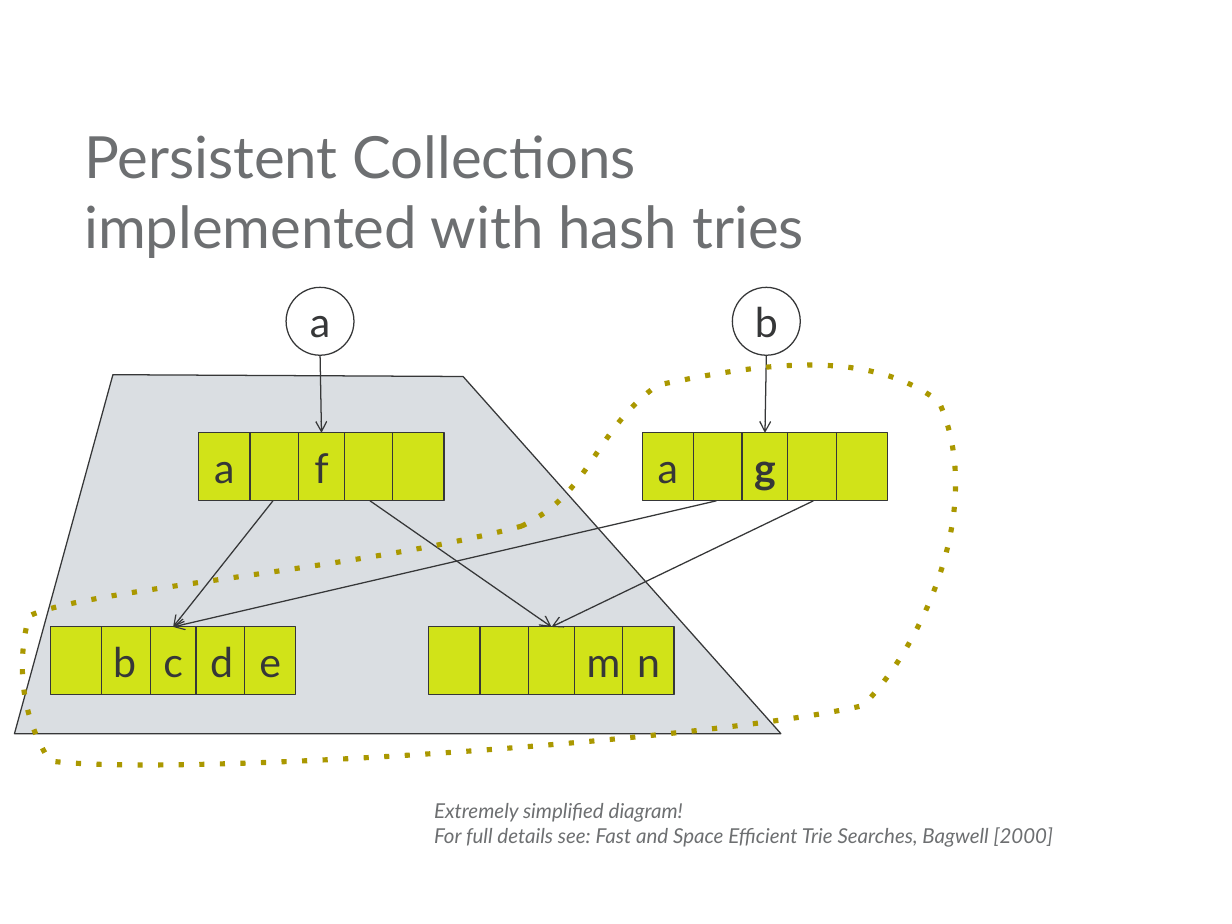
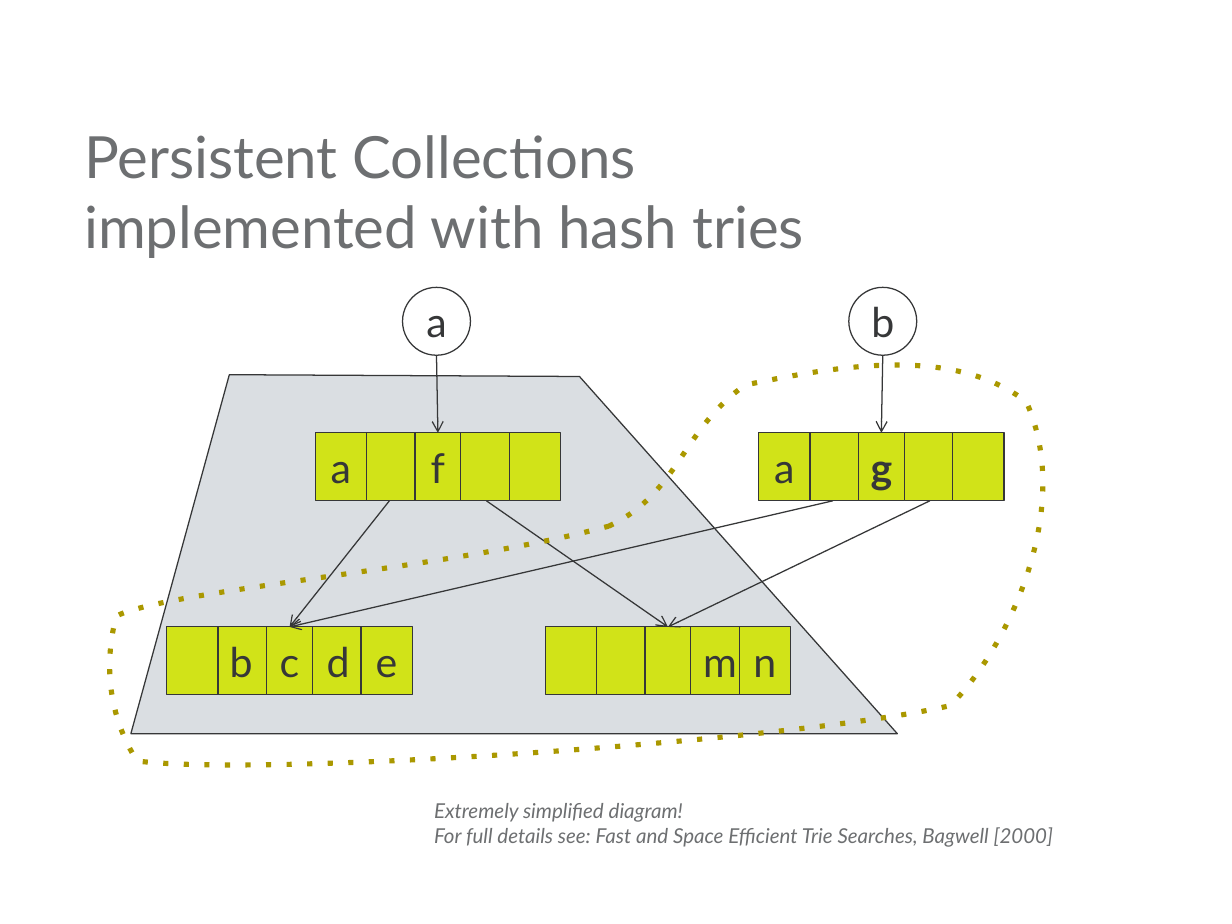
Before and after one commit to mjul/top-10-clojure-ndc-2011, a slide deck: slide 14 of Top Things to Learn From Clojure.pptx (slide 12 before the commit). Drawn at 1232x924 pixels with LibreOffice and Linux fonts; fonts in the diff are those of the drawing; background and template pictures are left out. Boxes give left, top, right and bottom in pixels: in the first picture for what was removed or moved away, otherwise in the second. Text is boxed around its words. In the diff, an @@ line names an element or a change of style, - is before the commit and + after.

```diff
--- a/Top Things to Learn From Clojure.pptx
+++ b/Top Things to Learn From Clojure.pptx
@@ 20 rectangles, 6 arrows, 2 ellipses, 1 freeform shape: place and size @@
-20 rectangles, 6 arrows, 2 ellipses, 1 freeform shape at <box>15,287,888,733</box>
+20 rectangles, 6 arrows, 2 ellipses, 1 freeform shape at <box>131,287,1004,733</box>
@@ freeform shape: place and size @@
-freeform shape at <box>22,365,956,765</box>
+freeform shape at <box>110,365,1044,765</box>
```
Also in this commit, not shown: 11 other slides changed, 3 slides added, 1 slide removed.
